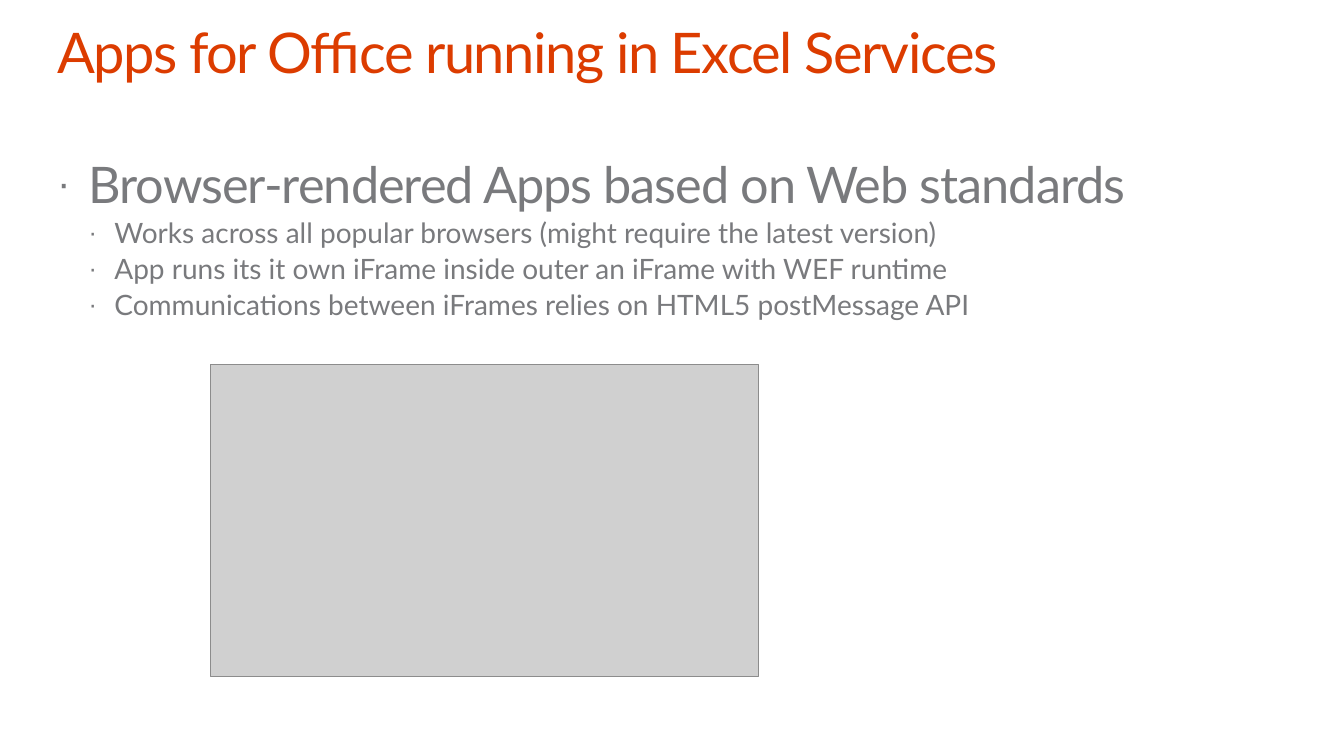
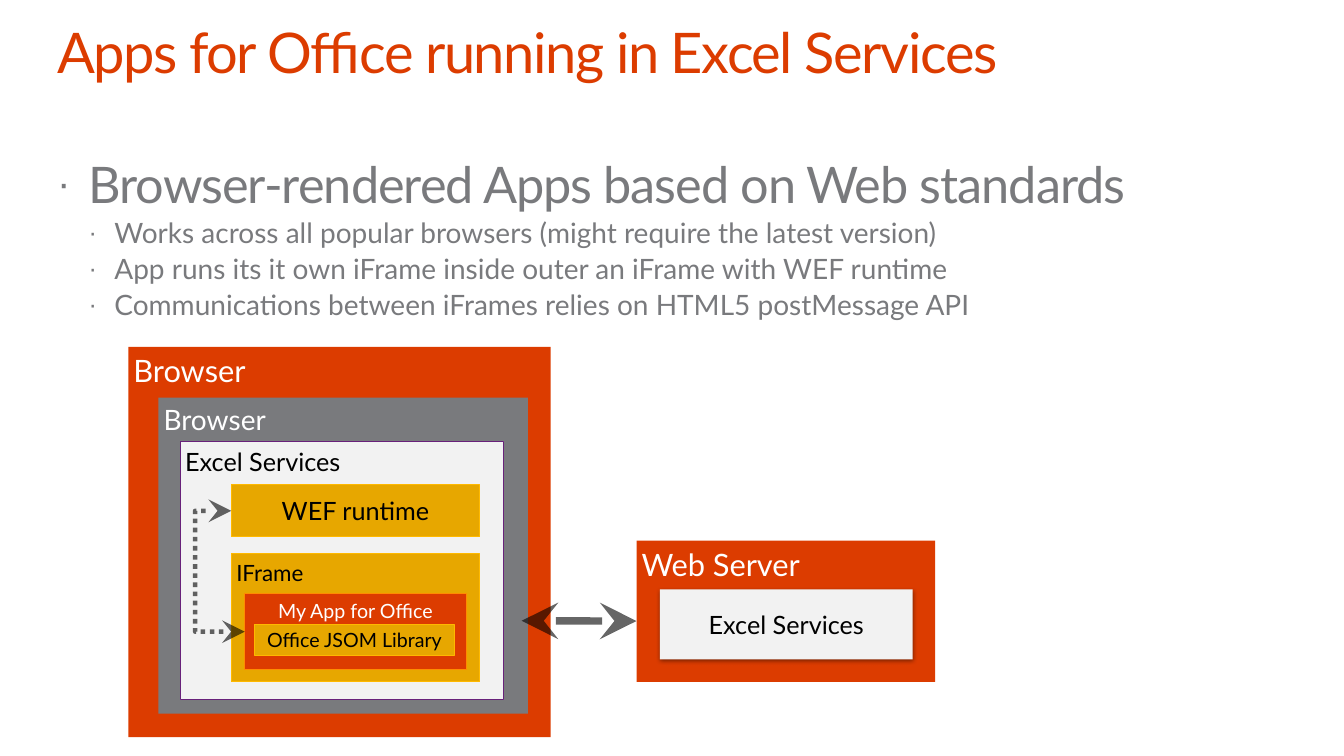
Before and after one commit to OfficeDev/TrainingContent, a slide deck: slide 8 of O3652-4 Deep Dive Apps for Office in Excel/O3652-4 Deep Dive into Apps for Office in Excel.pptx. Drawn at 1344x756 pixels with LibreOffice and Linux fonts; fonts in the diff are those of the drawing; grey boxes stand for pictures; background and template pictures are left out. Boxes give left, top, right and bottom in pixels: in the first picture for what was removed or moved away, otherwise in the second. Text is boxed around its words. In the diff, an @@ line names an element or a change of style, - is before the commit and + after.

```diff
--- a/O3652-4 Deep Dive Apps for Office in Excel/O3652-4 Deep Dive into Apps for Office in Excel.pptx
+++ b/O3652-4 Deep Dive Apps for Office in Excel/O3652-4 Deep Dive into Apps for Office in Excel.pptx
@@ rectangle added at [128, 347, 551, 737], fill #DC3C00, 22 pt, text #FFFFFF @@
+Browser
@@ picture removed at [210, 364, 758, 677] @@
@@ rectangle added at [158, 398, 527, 715], fill #797A7D, 20 pt, text #FFFFFF @@
+Browser
@@ rectangle added at [180, 442, 504, 701], fill #F2F2F2, outline #68217A 0.75 pt, 18 pt, text #000000 @@
+Excel Services
@@ rectangle added at [231, 485, 479, 537], fill #E7A800, outline #FFB900 0.75 pt, 18 pt, text #000000 @@
+WEF runtime
@@ elbow double arrow added from (245, 632) to (231, 511), #000000 3.25 pt dashed @@
@@ rectangle added at [231, 555, 479, 683], fill #E7A800, outline #FFB900 0.75 pt, 16 pt, text #000000 @@
+IFrame
@@ rectangle added at [636, 540, 935, 682], fill #DC3C00, 22 pt, text #FFFFFF @@
+Web Server
@@ rectangle added at [245, 594, 466, 669], fill #DC3C00, outline #FF8C00 0.75 pt, 14 pt, text #FFFFFF @@
+My App for Office
@@ rectangle added at [660, 590, 913, 659], fill #F2F2F2, 18 pt, text #000000 @@
+Excel Services
@@ rectangle added at [255, 625, 455, 655], fill #E7A800, outline #FFB900 0.75 pt, 14 pt, text #000000 @@
+Office JSOM Library
@@ double arrow added from (521, 621) to (636, 621), #000000 5.25 pt @@
```
Also in this commit, not shown: 4 other slides changed, 4 other files.
